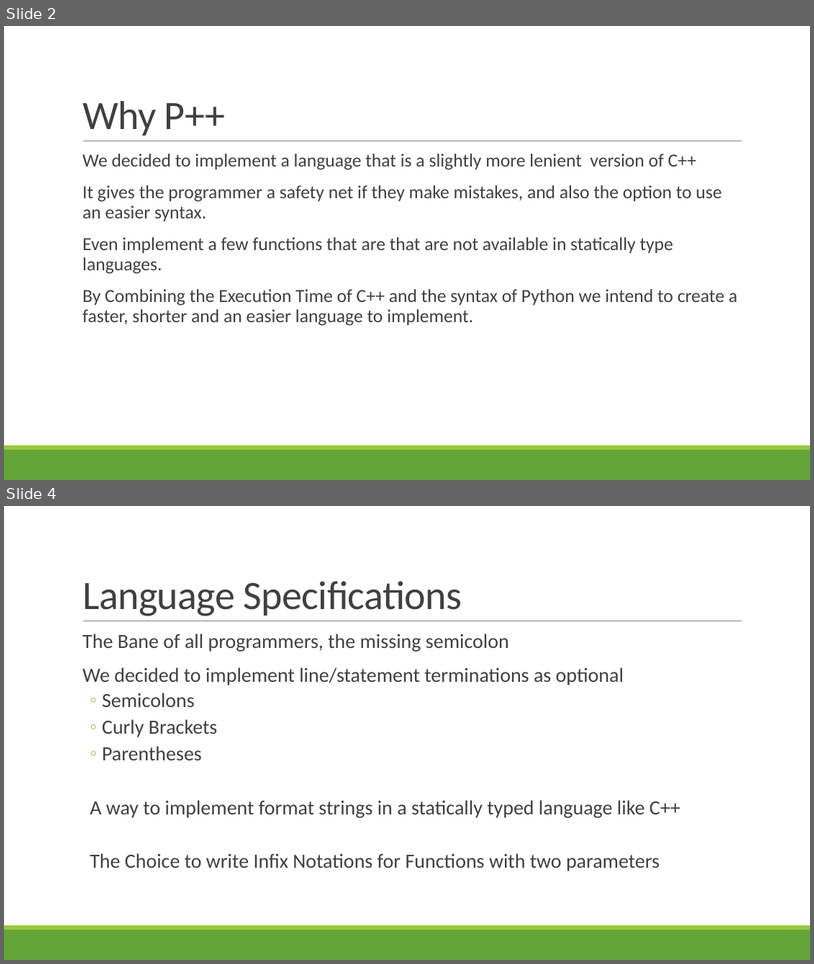
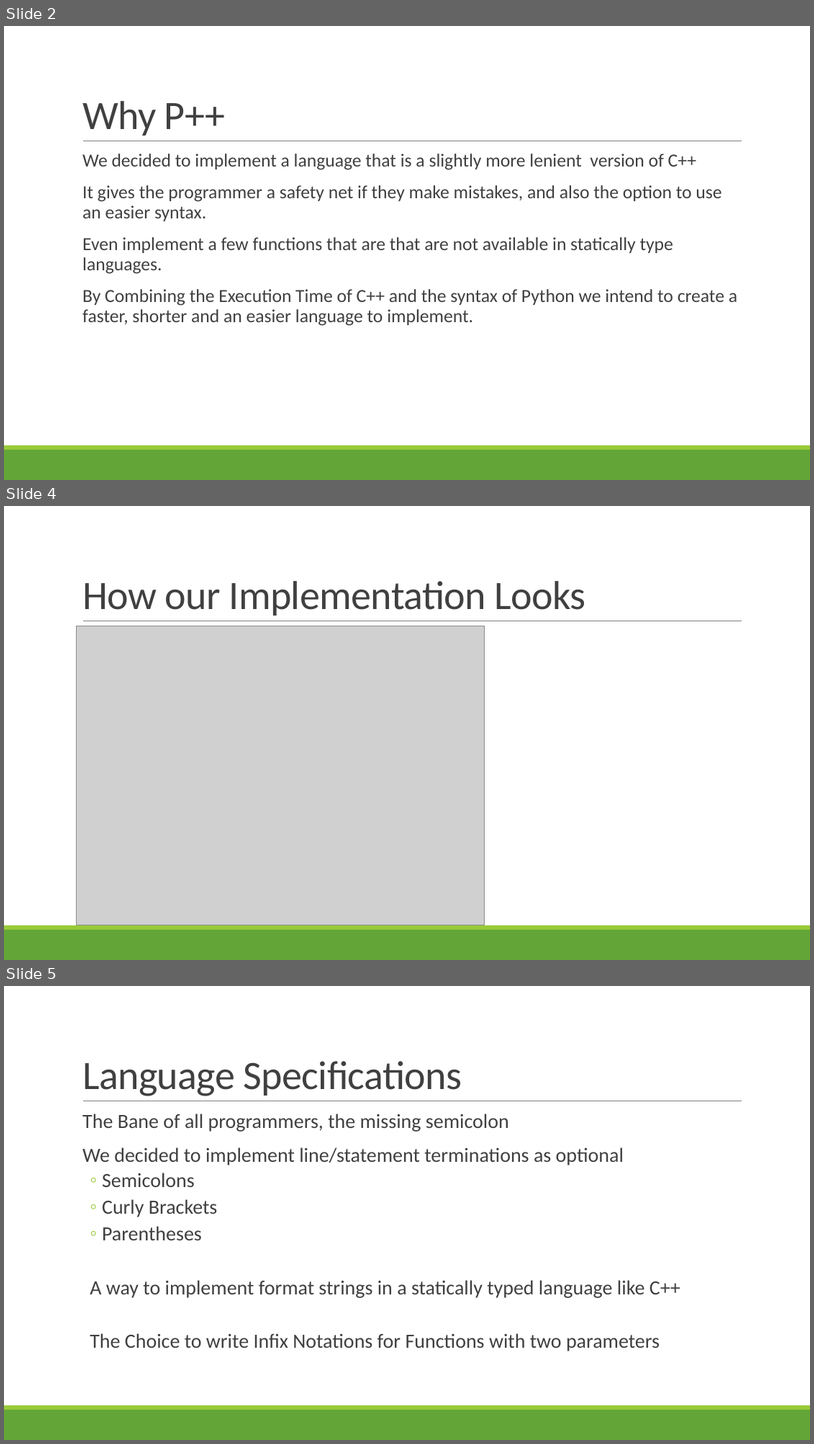
Before and after one commit to flo100500/p-, a slide deck: P++.pptx. Shown one above the other, each under a label of ours: slides 2 and 4 before the commit, slides 2, 4 and 5 after it; the slides between them are not shown. The pictures are 814x964 and 814x1444 pixels, drawn with LibreOffice and Linux fonts; fonts in the diff are those of the drawing; grey boxes stand for pictures. Boxes give left, top, right and bottom in pixels: in the first picture for what was removed or moved away, otherwise in the second. Text is boxed around its words. In the diff, an @@ line names an element or a change of style, - is before the commit and + after.

```diff
--- a/P++.pptx
+++ b/P++.pptx
@@ slide 4 added at box(4, 506, 810, 960), background #FFFFFF; not listed: 3 template elements that a slide beside it also shows @@
@@ title added at box(82, 581, 586, 615), 48 pt, text #404040 @@
+How our Implementation Looks
@@ picture added at box(77, 626, 484, 924) @@
@@ what was slide 4 is now slide 5 @@
```
Also in this commit, not shown: 6 slides changed.
